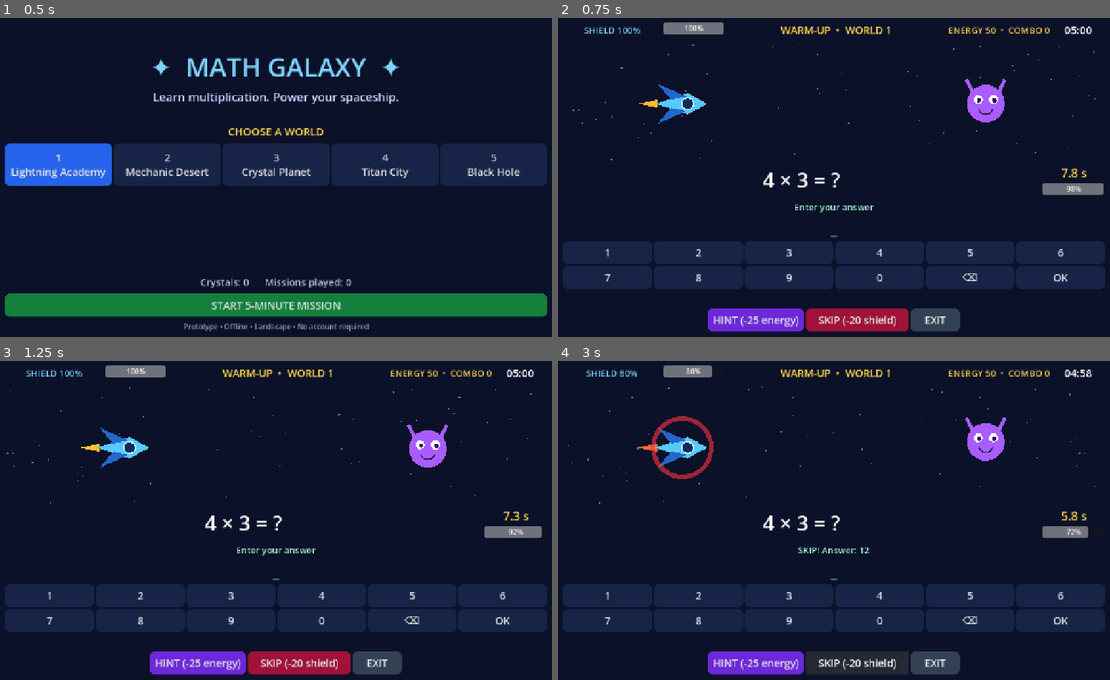
Above: before the commit, frames 1-4 (two rows, left to right).
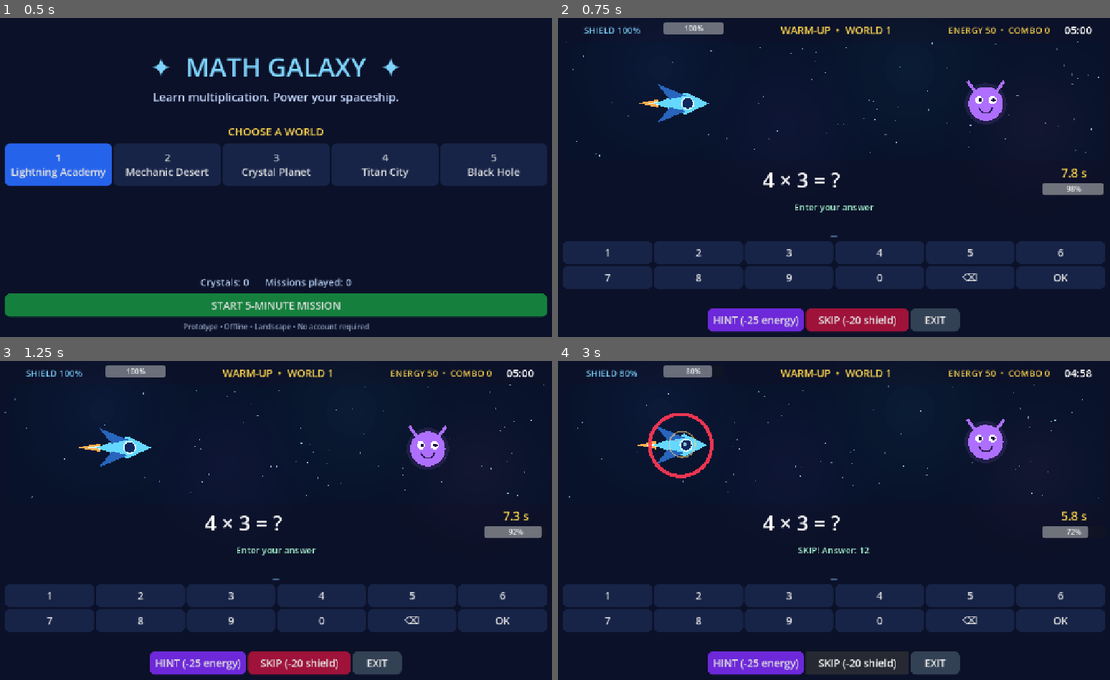
Above: after the commit, the same moments.

Repository: trun0ff/math-galaxy
Game: Godot game, scene res://scenes/Main.tscn
Two runs of this game, one before a commit and one after it. Both use one fixed random seed, a clock stepped at 60 frames per second and the inputs below.
Inputs:
- Up to frame 1 (0.5 s): no input
- Up to frame 2 (0.75 s): click "START 5-MINUTE MISSION" at 0.5 s
- Up to frame 3 (1.25 s): no input
- Up to frame 4 (3 s): click "OK" at 1.25 s; click "OK" at 2 s; click "SKIP (-20 shield)" at 2.75 s

Frame 1 is identical in both runs. In frame 2, 0.6% of the frame differs, in the area x 1-99%, y 7-45%; in frame 3, 0.5%; in frame 4, 1.5%.

Commit message:
Add space battle effects and ship explosion

Diff:
--- a/project.godot
+++ b/project.godot
@@ -1,20 +1,34 @@
+; Engine configuration file.
+; It's best edited using the editor UI and not directly,
+; since the parameters that go here are not all obvious.
+;
+; Format:
+;   [section] ; section goes between []
+;   param=value ; assign values to parameters
+
 config_version=5
 
+[animation]
+
+compatibility/default_parent_skeleton_in_mesh_instance_3d=true
+
 [application]
+
 config/name="Math Galaxy - Prototype"
 run/main_scene="res://scenes/Main.tscn"
-config/features=PackedStringArray("4.3", "GL Compatibility")
+config/features=PackedStringArray("4.7", "GL Compatibility")
 
 [display]
+
 window/size/viewport_width=1280
 window/size/viewport_height=720
 window/stretch/mode="canvas_items"
-window/handheld/orientation=0
+
+[gui]
+
+theme/default_font_size=24
 
 [rendering]
+
 renderer/rendering_method="gl_compatibility"
 renderer/rendering_method.mobile="gl_compatibility"
-textures/default_filters/use_nearest_mipmap_filter=false
-
-[gui]
-theme/default_font_size=24
--- a/scripts/Main.gd
+++ b/scripts/Main.gd
@@ -33,6 +33,7 @@
 var finished: bool = false
 var paused: bool = false
 var last_key: String = ""
+var pending_defeat: bool = false
 
 var header: Label
 var info: Label
@@ -67,7 +68,9 @@
 	if transition_delay > 0.0:
 		transition_delay -= delta
 		if transition_delay <= 0.0:
-			if elapsed >= PHASE_LIMITS[4]: finish_mission()
+			if pending_defeat:
+				fail_mission()
+			elif elapsed >= PHASE_LIMITS[4]: finish_mission()
 			else: next_question()
 		return
 	elapsed = minf(MISSION_LENGTH, elapsed + delta)
@@ -185,6 +188,7 @@
 	transition_delay = 0.0
 	question_active = false
 	last_key = ""
+	pending_defeat = false
 	finished = false
 	paused = false
 	screen = "battle"
@@ -385,7 +389,9 @@
 	skills[skill_key] = stats
 	update_hud()
 	if shield == 0:
-		fail_mission()
+		pending_defeat = true
+		transition_delay = 1.65
+		art.call("destroy_ship")
 		return
 	transition_delay = 1.0
 
--- a/scripts/SpaceScene.gd
+++ b/scripts/SpaceScene.gd
@@ -1,66 +1,137 @@
 extends Control
+## Lightweight, asset-free 2D battle VFX. Compatible with Godot 4.x.
 
-var t: float = 0.0
-var flash: float = 0.0
-var damaged: float = 0.0
-var shot: float = 0.0
+var time_passed: float = 0.0
+var hit_timer: float = 0.0
+var damage_timer: float = 0.0
+var laser_timer: float = 0.0
+var death_timer: float = 0.0
 var enemy_index: int = 0
 var stars: Array[Vector2] = []
+var debris: Array[Dictionary] = []
+var shockwaves: Array[Dictionary] = []
+var rng := RandomNumberGenerator.new()
 
 func _ready() -> void:
 	mouse_filter = Control.MOUSE_FILTER_IGNORE
-	for i in range(70):
-		stars.append(Vector2(randf(), randf()))
+	rng.randomize()
+	for i in range(115):
+		stars.append(Vector2(rng.randf(), rng.randf()))
 
 func _process(delta: float) -> void:
-	t += delta
-	flash = maxf(0.0, flash - delta * 2.2)
-	damaged = maxf(0.0, damaged - delta * 2.2)
-	shot = maxf(0.0, shot - delta * 2.0)
+	time_passed += delta
+	hit_timer = maxf(0.0, hit_timer - delta)
+	damage_timer = maxf(0.0, damage_timer - delta)
+	laser_timer = maxf(0.0, laser_timer - delta)
+	death_timer = maxf(0.0, death_timer - delta)
+	for i in range(debris.size() - 1, -1, -1):
+		var p: Dictionary = debris[i]
+		p["life"] = float(p["life"]) - delta
+		if p["life"] <= 0.0:
+			debris.remove_at(i)
+		else:
+			p["pos"] = Vector2(p["pos"]) + Vector2(p["vel"]) * delta
+			p["vel"] = Vector2(p["vel"]) * 0.98
+			debris[i] = p
+	for i in range(shockwaves.size() - 1, -1, -1):
+		var s: Dictionary = shockwaves[i]
+		s["age"] = float(s["age"]) + delta
+		if s["age"] > 0.65:
+			shockwaves.remove_at(i)
+		else:
+			shockwaves[i] = s
 	queue_redraw()
 
+func ship_position() -> Vector2:
+	return Vector2(size.x * 0.22, size.y * 0.51 + sin(time_passed * 2.6) * 5.0)
+
+func enemy_position() -> Vector2:
+	return Vector2(size.x * 0.78, size.y * 0.51 + sin(time_passed * 2.1) * 8.0)
+
+func burst(at: Vector2, count: int, palette: Array[Color], speed: float = 165.0) -> void:
+	for i in range(count):
+		var angle: float = rng.randf_range(0.0, TAU)
+		var velocity := Vector2.RIGHT.rotated(angle) * rng.randf_range(speed * 0.3, speed)
+		debris.append({"pos": at, "vel": velocity, "life": rng.randf_range(0.25, 0.82), "max_life": 0.82, "radius": rng.randf_range(1.5, 5.5), "color": palette[i % palette.size()]})
+	shockwaves.append({"pos": at, "age": 0.0})
+
 func hit_enemy() -> void:
-	flash = 1.0
-	shot = 1.0
+	if death_timer > 0.0:
+		return
+	laser_timer = 0.36
+	hit_timer = 0.6
+	burst(enemy_position(), 38, [Color("fff2a0"), Color("ffb347"), Color("ff5fa2"), Color("b9ebff")])
 	enemy_index += 1
 
 func hit_ship() -> void:
-	damaged = 1.0
+	if death_timer > 0.0:
+		return
+	damage_timer = 0.6
+	burst(ship_position(), 14, [Color("ff5579"), Color("ffa152"), Color("b2f0ff")], 100.0)
+
+func destroy_ship() -> void:
+	death_timer = 1.65
+	damage_timer = 1.65
+	burst(ship_position(), 110, [Color("ffdf70"), Color("ff8146"), Color("ff315e"), Color("92e7ff")], 285.0)
 
 func _draw() -> void:
 	var w: float = size.x
 	var h: float = size.y
-	if w < 20.0 or h < 20.0:
+	if w < 50.0 or h < 50.0:
 		return
-	# Parallax stars
+	# Several softly glowing nebula layers and parallax starfields.
+	draw_rect(Rect2(Vector2.ZERO, size), Color("08132b"))
+	for i in range(4):
+		var center := Vector2(w * (0.18 + i * 0.23), h * (0.22 + (i % 2) * 0.48))
+		var tint: Color = [Color("273d7e"), Color("362c70"), Color("174f65"), Color("502954")][i]
+		for j in range(7, 0, -1):
+			var alpha: float = 0.012 + (8.0 - j) * 0.003
+			draw_circle(center, float(j) * 28.0, Color(tint.r, tint.g, tint.b, alpha))
 	for i in range(stars.size()):
-		var s: Vector2 = stars[i]
-		var x: float = fposmod(s.x * w - t * (12.0 + float(i % 4) * 12.0), w)
-		var y: float = s.y * h
-		draw_circle(Vector2(x, y), 0.9 + float(i % 3) * 0.5, Color(0.7, 0.83, 1.0, 0.5))
-	var sy: float = h * 0.51 + sin(t * 3.0) * 6.0
-	var ship: Vector2 = Vector2(w * 0.22, sy)
-	var enemy: Vector2 = Vector2(w * 0.78, h * 0.51 + sin(t * 2.0) * 8.0)
-	# Ship thruster and body
-	draw_colored_polygon(PackedVector2Array([ship + Vector2(-55, -9), ship + Vector2(-92 - randf() * 15, 0), ship + Vector2(-55, 9)]), Color(1.0, 0.58 + 0.2 * sin(t * 12.0), 0.16))
-	draw_colored_polygon(PackedVector2Array([ship + Vector2(-60, 0), ship + Vector2(12, -24), ship + Vector2(56, 0), ship + Vector2(12, 24)]), Color("58c9ff"))
-	draw_colored_polygon(PackedVector2Array([ship + Vector2(-25, -9), ship + Vector2(-55, -45), ship + Vector2(10, -16)]), Color("2467cb"))
-	draw_colored_polygon(PackedVector2Array([ship + Vector2(-25, 9), ship + Vector2(-55, 45), ship + Vector2(10, 16)]), Color("2467cb"))
-	draw_circle(ship + Vector2(12, 0), 13, Color("14295a"))
-	draw_arc(ship + Vector2(12, 0), 13, 0, TAU, 24, Color("bdf9ff"), 3.0)
-	# Enemy
-	var ec: Color = [Color("aa5cff"), Color("ff736c"), Color("74df9c")][enemy_index % 3]
-	draw_circle(enemy, 42, ec)
-	draw_circle(enemy + Vector2(-17, -9), 10, Color.WHITE)
-	draw_circle(enemy + Vector2(17, -9), 10, Color.WHITE)
-	draw_circle(enemy + Vector2(-15, -7), 5, Color("291c55"))
-	draw_circle(enemy + Vector2(19, -7), 5, Color("291c55"))
-	draw_arc(enemy + Vector2(0, 8), 16, 0.2, PI - 0.2, 20, Color("291c55"), 3.0)
-	draw_line(enemy + Vector2(-30, -27), enemy + Vector2(-43, -54), ec, 8.0)
-	draw_line(enemy + Vector2(30, -27), enemy + Vector2(43, -54), ec, 8.0)
-	if shot > 0.0:
-		draw_line(ship + Vector2(55, 0), enemy, Color(0.6, 0.95, 1.0, shot), 11.0 * shot)
-	if flash > 0.0:
-		draw_arc(enemy, 50 + 50 * (1.0 - flash), 0, TAU, 64, Color(1.0, 0.86, 0.3, flash), 8.0 * flash)
-	if damaged > 0.0:
-		draw_arc(ship, 65, 0, TAU, 48, Color(1.0, 0.2, 0.26, damaged), 10.0)
+		var star: Vector2 = stars[i]
+		var layer: int = i % 3
+		var x: float = fposmod(star.x * w - time_passed * (9.0 + 17.0 * layer), w)
+		var y: float = star.y * h
+		var brightness: float = 0.55 + 0.25 * sin(time_passed * (1.0 + float(i % 5)) + i)
+		draw_circle(Vector2(x, y), 0.6 + float(layer) * 0.55, Color(0.7, 0.88, 1.0, brightness))
+	var ship: Vector2 = ship_position()
+	var enemy: Vector2 = enemy_position()
+	if damage_timer > 0.0 and death_timer == 0.0:
+		ship += Vector2(rng.randf_range(-4.0, 4.0), rng.randf_range(-3.0, 3.0))
+	if death_timer <= 0.0:
+		# Engine bloom and ship hull.
+		var flame: float = 20.0 + sin(time_passed * 23.0) * 7.0
+		draw_colored_polygon(PackedVector2Array([ship + Vector2(-54, -9), ship + Vector2(-84 - flame, 0), ship + Vector2(-54, 9)]), Color("ffae4f"))
+		draw_colored_polygon(PackedVector2Array([ship + Vector2(-50, -4), ship + Vector2(-70 - flame * 0.7, 0), ship + Vector2(-50, 4)]), Color("d9faff"))
+		draw_colored_polygon(PackedVector2Array([ship + Vector2(-62, 0), ship + Vector2(8, -25), ship + Vector2(60, 0), ship + Vector2(8, 25)]), Color("65d8ff"))
+		draw_colored_polygon(PackedVector2Array([ship + Vector2(-28, -9), ship + Vector2(-56, -44), ship + Vector2(9, -17)]), Color("2865bd"))
+		draw_colored_polygon(PackedVector2Array([ship + Vector2(-28, 9), ship + Vector2(-56, 44), ship + Vector2(9, 17)]), Color("2865bd"))
+		draw_circle(ship + Vector2(12, 0), 13, Color("10275e"))
+		draw_arc(ship + Vector2(12, 0), 13, 0, TAU, 32, Color("d3ffff"), 3.0)
+	if hit_timer <= 0.35:
+		var color: Color = [Color("ae6fff"), Color("ff7777"), Color("6addad")][enemy_index % 3]
+		var enemy_scale: float = 1.0 + sin(time_passed * 3.0) * 0.025
+		draw_circle(enemy, 46.0 * enemy_scale, Color(color.r, color.g, color.b, 0.12))
+		draw_circle(enemy, 38.0 * enemy_scale, color)
+		draw_line(enemy + Vector2(-24, -27), enemy + Vector2(-41, -51), color, 7.0)
+		draw_line(enemy + Vector2(24, -27), enemy + Vector2(41, -51), color, 7.0)
+		for offset in [-15.0, 15.0]:
+			draw_circle(enemy + Vector2(offset, -8), 9.0, Color.WHITE)
+			draw_circle(enemy + Vector2(offset + 2.0, -8), 4.5, Color("1a1640"))
+		draw_arc(enemy + Vector2(0, 6), 15, 0.2, PI - 0.2, 22, Color("2a1d57"), 3.0)
+	if laser_timer > 0.0:
+		var opacity: float = minf(1.0, laser_timer * 4.0)
+		draw_line(ship + Vector2(58, 0), enemy, Color(0.1, 0.7, 1.0, 0.25 * opacity), 23.0)
+		draw_line(ship + Vector2(58, 0), enemy, Color(0.65, 0.95, 1.0, opacity), 8.0)
+		draw_line(ship + Vector2(58, 0), enemy, Color(1.0, 1.0, 1.0, opacity), 3.0)
+	if damage_timer > 0.0:
+		var amount: float = minf(1.0, damage_timer * 2.2)
+		draw_arc(ship, 68.0 + (1.0 - amount) * 15.0, 0.0, TAU, 64, Color(1.0, 0.22, 0.33, amount), 8.0)
+	for wave in shockwaves:
+		var age: float = wave["age"]
+		var fade: float = 1.0 - age / 0.65
+		draw_arc(wave["pos"], 8.0 + 115.0 * age, 0.0, TAU, 48, Color(1.0, 0.84, 0.48, 0.75 * fade), 4.0 * fade + 0.5)
+	for p in debris:
+		var opacity: float = clampf(float(p["life"]) / float(p["max_life"]), 0.0, 1.0)
+		var c: Color = p["color"]
+		draw_circle(p["pos"], float(p["radius"]) * opacity, Color(c.r, c.g, c.b, opacity))
